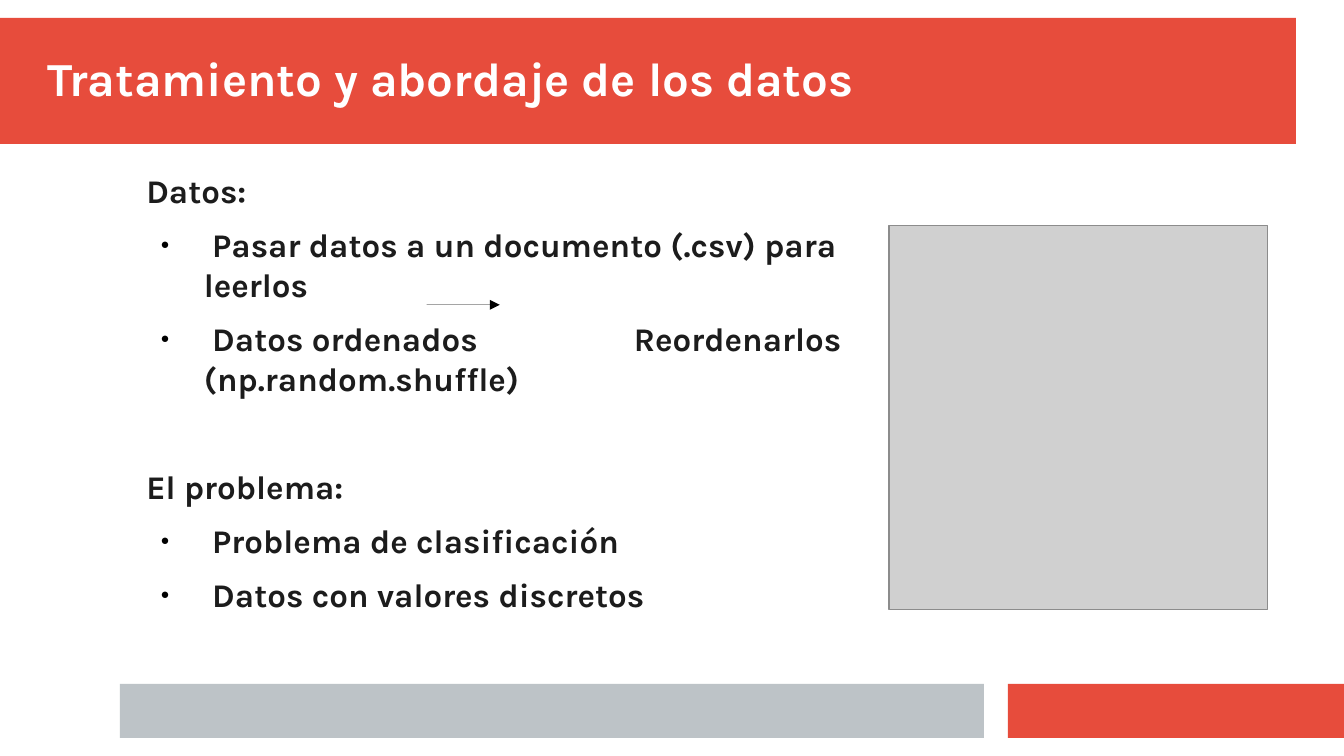
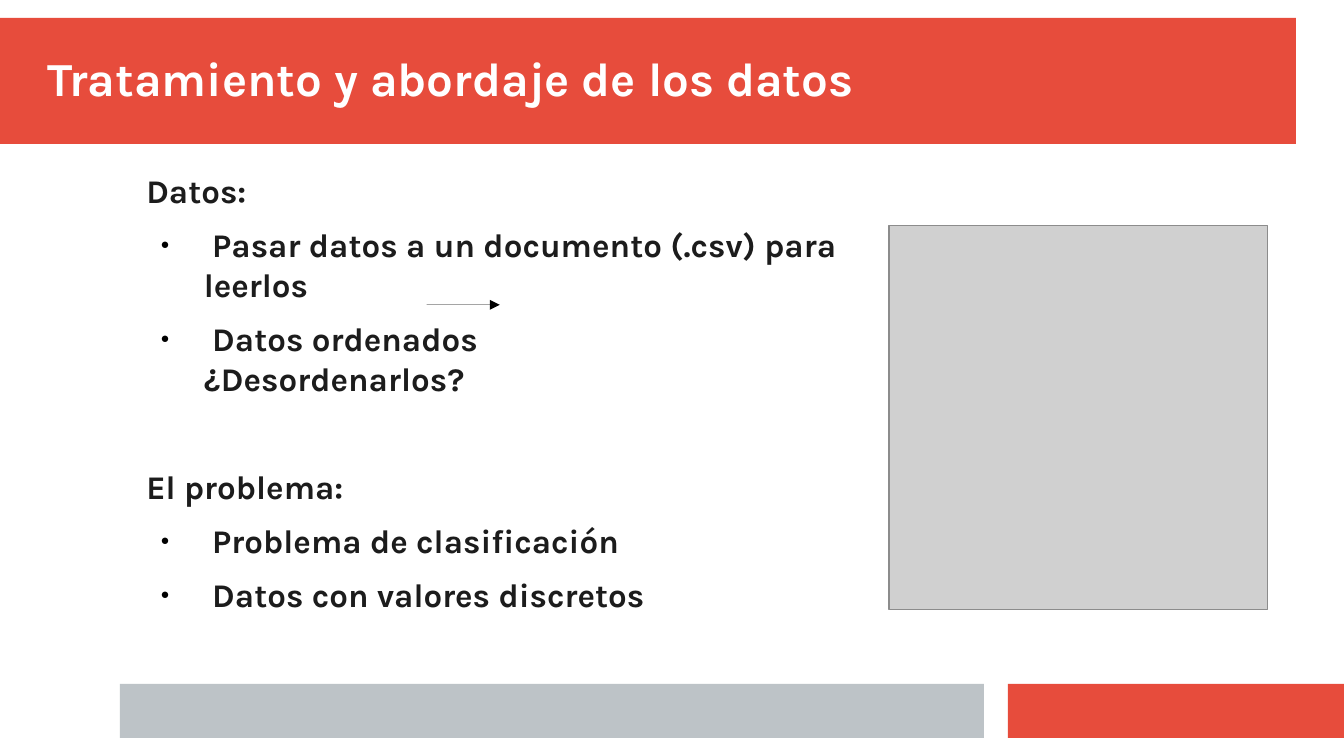
Before and after one commit to Lidiacon/AA, a slide deck: slide 3 of Proyecto/Presentación.odp. Drawn at 1344x756 pixels with LibreOffice and Linux fonts; fonts in the diff are those of the drawing; grey boxes stand for pictures. Boxes give left, top, right and bottom in pixels: in the first picture for what was removed or moved away, otherwise in the second. Text is boxed around its words. In the diff, an @@ line names an element or a change of style, - is before the commit and + after.

```diff
--- a/Proyecto/Presentación.odp
+++ b/Proyecto/Presentación.odp
@@ text at <box>204,328,478,392</box>: text changed @@
-● Datos ordenados Reordenarlos (np.random.shuffle)
+● Datos ordenados ¿Desordenarlos?
```
Also in this commit, not shown: 2 other slides changed, 3 slides added, 3 slides removed.
